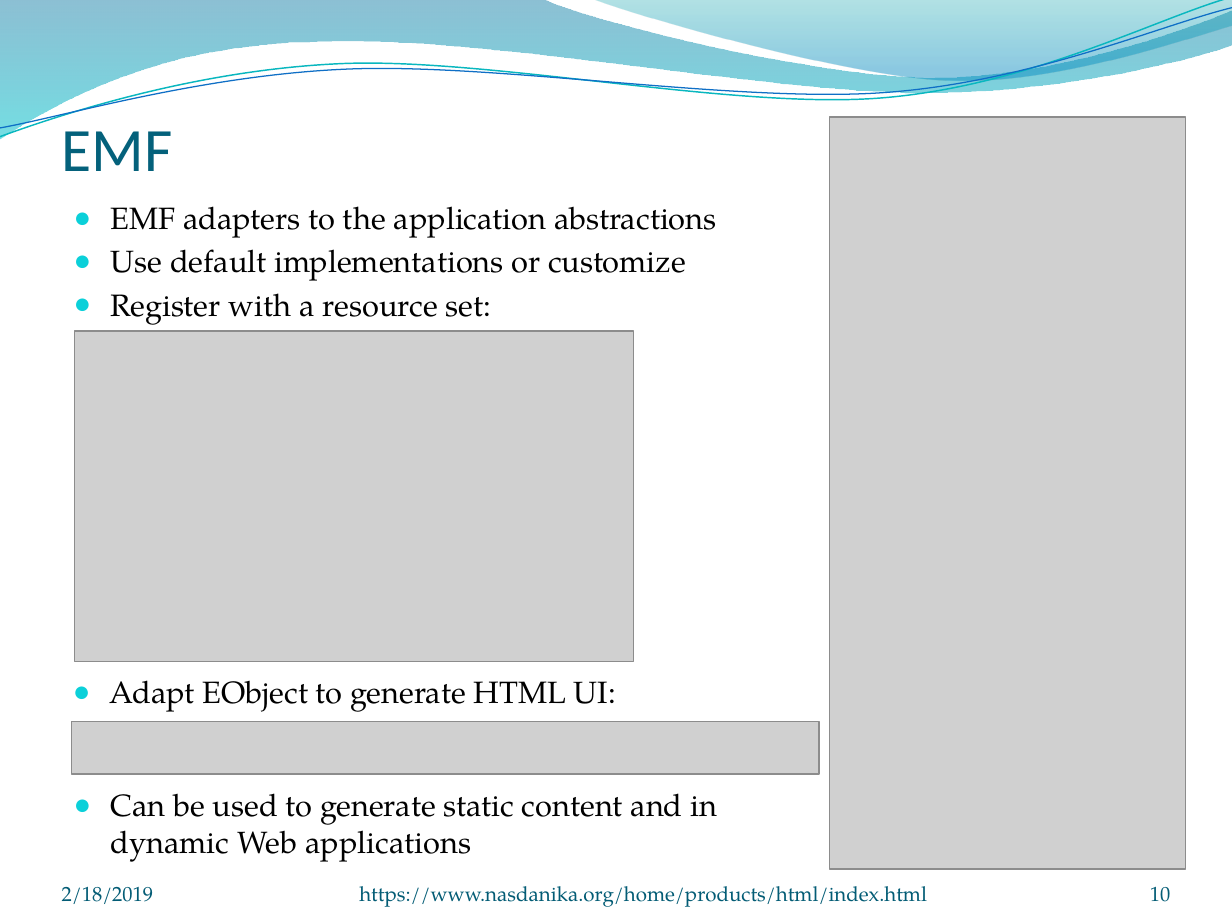
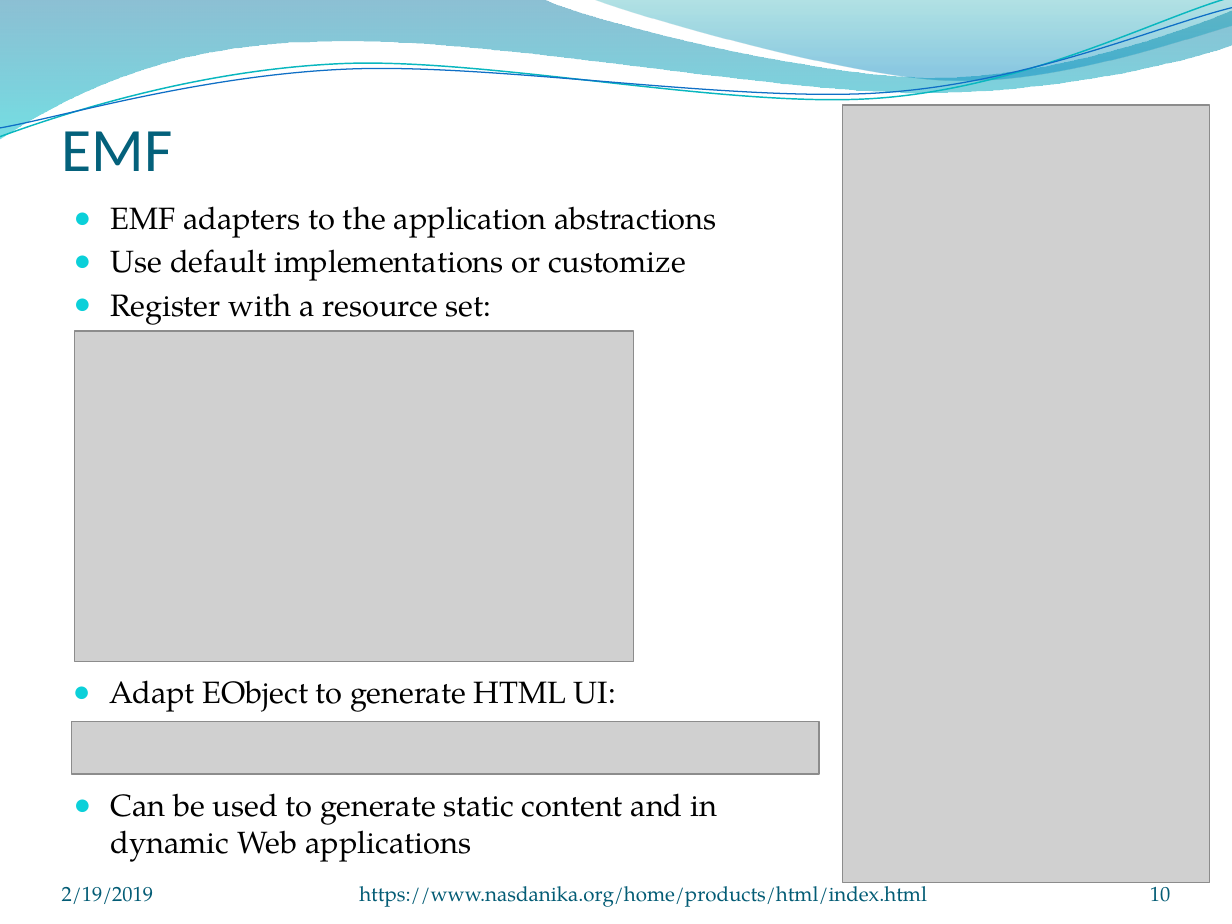
Before and after one commit to Nasdanika/html, a slide deck: slide 10 of repository/src/site/resources/Nasdanika-HTML.pptx. Drawn at 1232x924 pixels with LibreOffice and Linux fonts; fonts in the diff are those of the drawing; grey boxes stand for pictures; background and template pictures are left out. Boxes give left, top, right and bottom in pixels: in the first picture for what was removed or moved away, otherwise in the second. Text is boxed around its words. In the diff, an @@ line names an element or a change of style, - is before the commit and + after.

Commit message:
Updated presentation.

```diff
--- a/repository/src/site/resources/Nasdanika-HTML.pptx
+++ b/repository/src/site/resources/Nasdanika-HTML.pptx
@@ picture: place and size @@
-picture at box(829, 117, 1185, 869)
+picture at box(843, 105, 1210, 882)
@@ text at box(62, 887, 154, 904): text changed @@
-2/18/2019
+2/19/2019
```
Also in this commit, not shown: 9 other slides changed, 1 other file.
